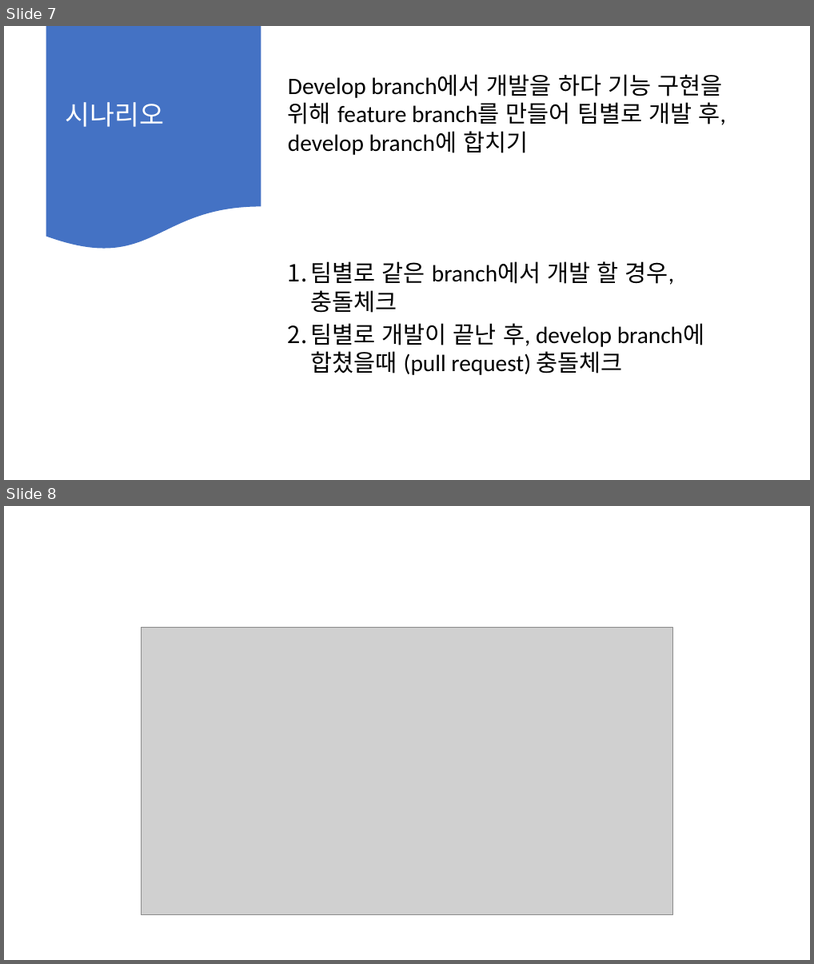
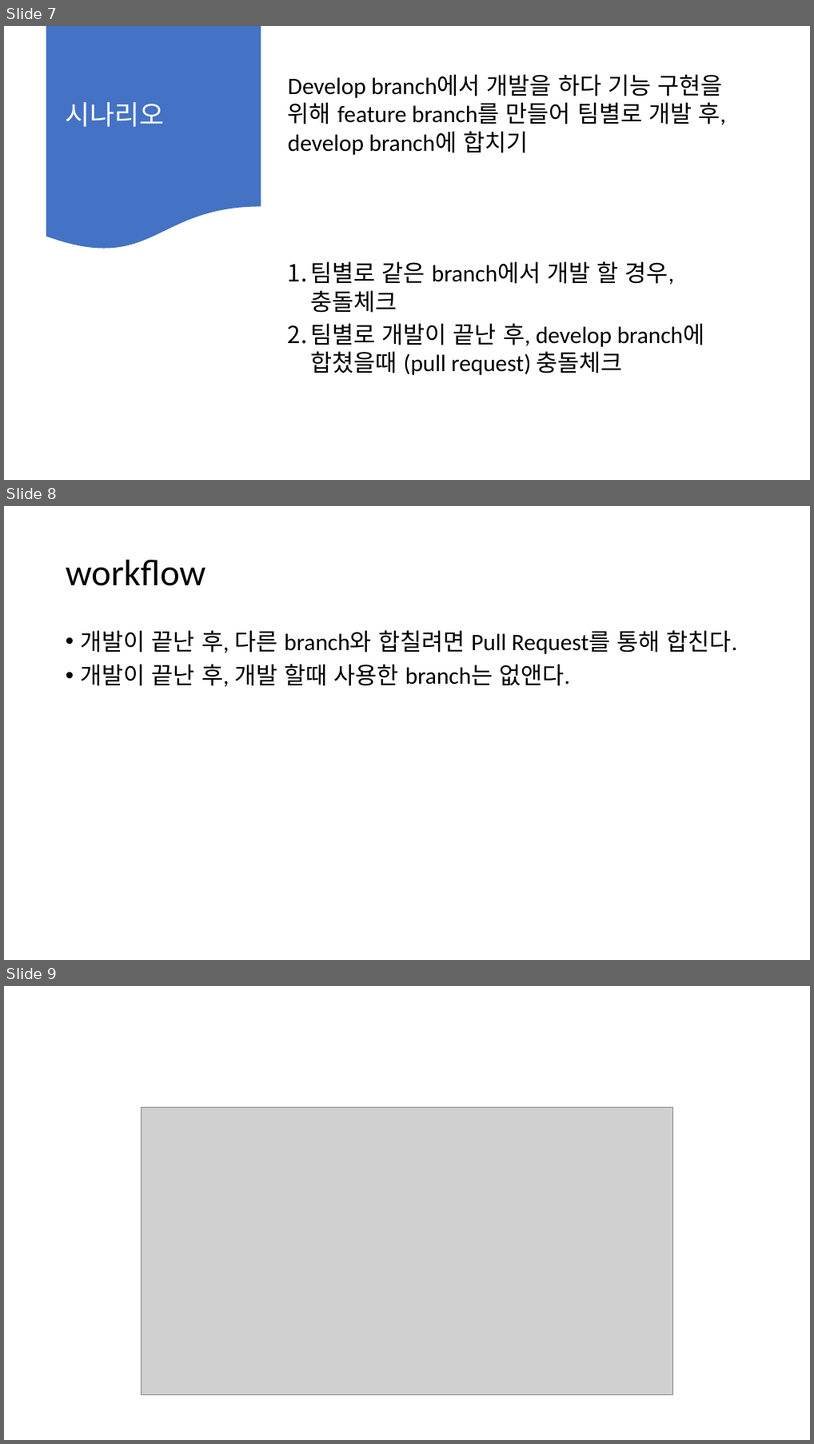
Before and after one commit to SWdevelop-569/workflow, a slide deck: presentation.pptx. Shown one above the other, each under a label of ours: slides 7 and 8 before the commit, slides 7, 8 and 9 after it. The pictures are 814x964 and 814x1444 pixels, drawn with LibreOffice and Linux fonts; fonts in the diff are those of the drawing; grey boxes stand for pictures. Boxes give left, top, right and bottom in pixels: in the first picture for what was removed or moved away, otherwise in the second. Text is boxed around its words. In the diff, an @@ line names an element or a change of style, - is before the commit and + after.

```diff
--- a/presentation.pptx
+++ b/presentation.pptx
@@ slide 8 added at (x1=4, y1=506, x2=810, y2=960), background #FFFFFF @@
@@ title added at (x1=66, y1=560, x2=206, y2=586), 44 pt, text #000000 @@
+workflow
@@ text added at (x1=81, y1=630, x2=738, y2=687), 28 pt, text #000000 @@
+• 개발이 끝난 후, 다른 branch와 합칠려면 Pull Request를 통해 합친다.
+• 개발이 끝난 후, 개발 할때 사용한 branch는 없앤다.
@@ what was slide 8 is now slide 9 @@
```
Also in this commit, not shown: 1 other file.
